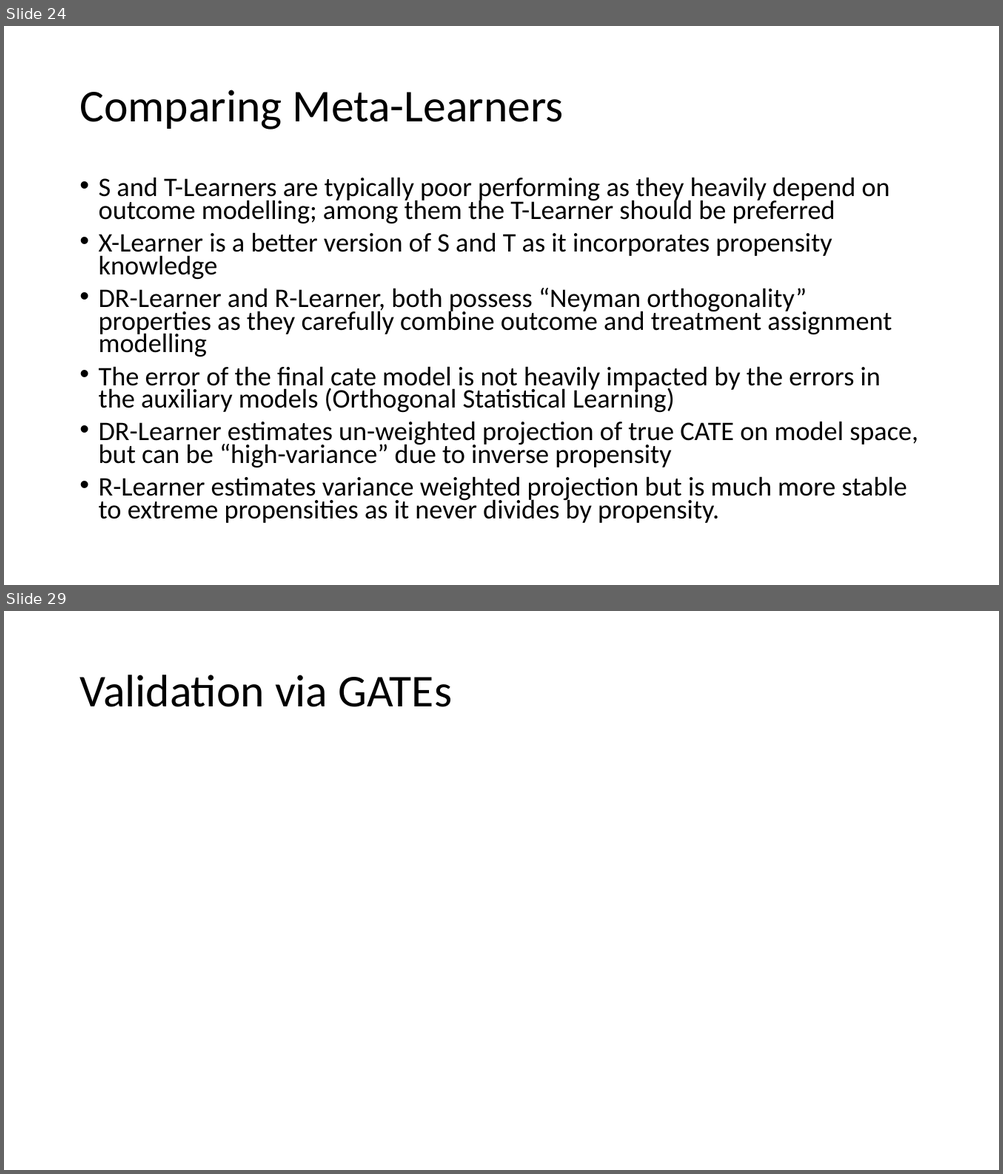
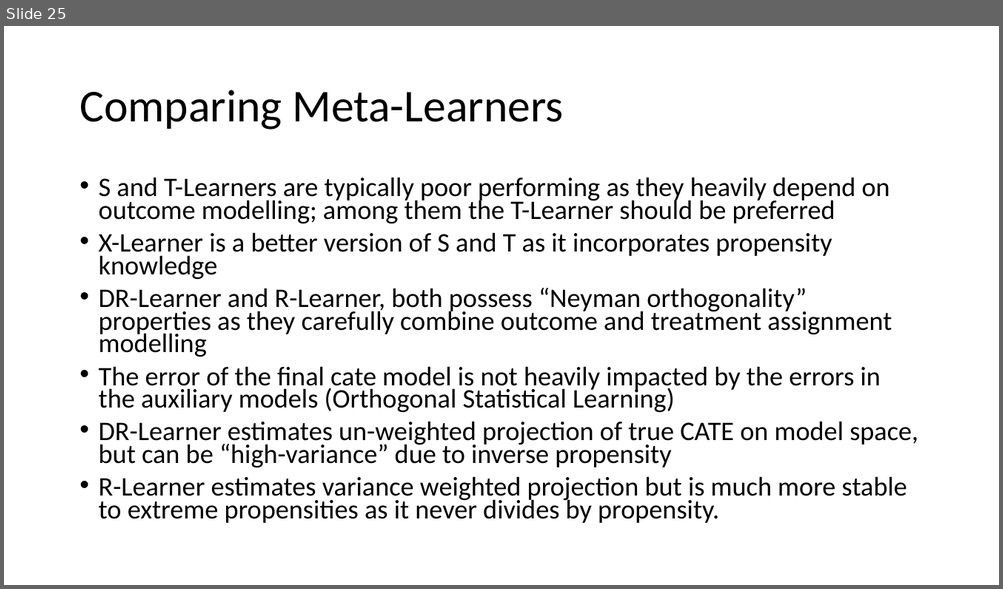
Before and after one commit to stanford-msande228/winter23, a slide deck: MSANDE228_Lecture17_Heterogeneous_Treatment_Effects.pptx. Shown one above the other, each under a label of ours: slides 24 and 29 before the commit, slide 25 after it; the slides between them are not shown. The pictures are 1003x1174 and 1003x589 pixels, drawn with LibreOffice and Linux fonts; fonts in the diff are those of the drawing; grey boxes stand for pictures. Boxes give left, top, right and bottom in pixels: in the first picture for what was removed or moved away, otherwise in the second. Text is boxed around its words. In the diff, an @@ line names an element or a change of style, - is before the commit and + after.

```diff
--- a/MSANDE228_Lecture17_Heterogeneous_Treatment_Effects.pptx
+++ b/MSANDE228_Lecture17_Heterogeneous_Treatment_Effects.pptx
@@ slide 29 removed at box(4, 611, 999, 1170), background #FFFFFF @@
@@ title removed at box(79, 675, 452, 707) @@
-Validation via GATEs
@@ what was slide 24 is now slide 25 @@
```
Also in this commit, not shown: 1 slide changed, 1 slide added, 15 other slides removed, 4 other files.
